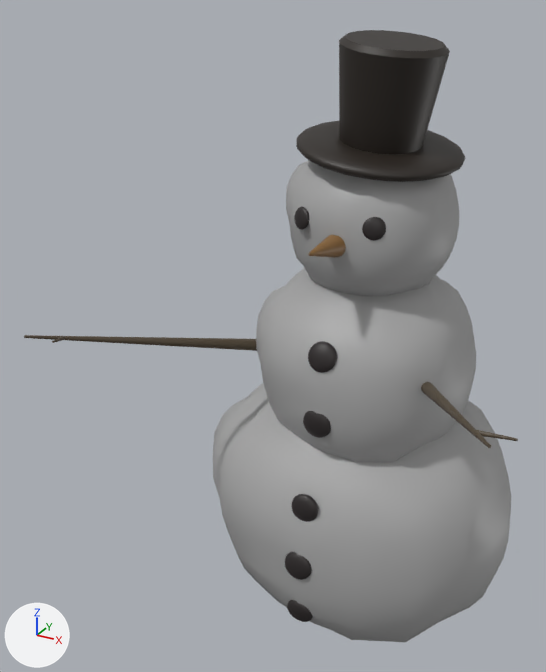
Before and after pictures for a commit that changed the FBX model Assets/Art/Assets/muñeco de nieve.fbx.
Before and after are seen from a camera (50 mm lens) standing at (0.0223, -0.0574, 0.0588) and looking at (-0.0064, -0.0053, 0.0327). Lighting does not change. The marker at lower left points along +X, +Y and +Z. The first picture is the older version. Where no turn or scale is listed for an object, it has been applied to the vertices.
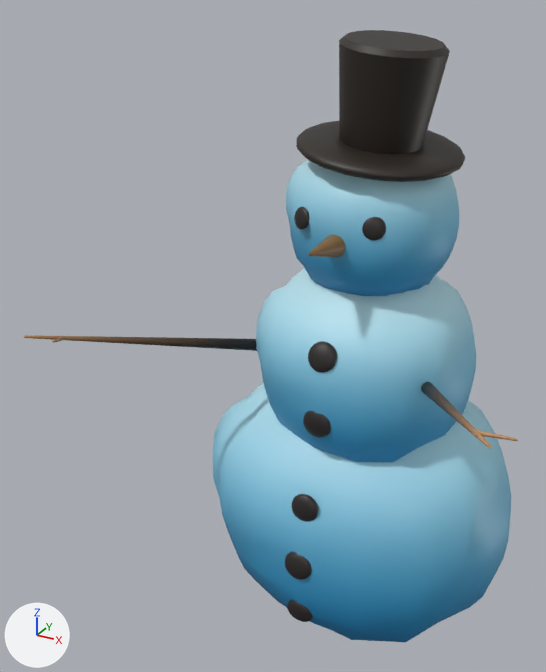
Where the newer file only moved an object's origin or applied its transform, the numbers keep the older frame.

Changed parts and their boxes [x1, y1, x2, y2] in the pictures (546 x 672 px):
'pSphere1', recoloured, surface changed: [213, 383, 511, 642] in both
'pSphere2', recoloured, surface changed (grey to cyan): [256, 268, 476, 462] in both
'pSphere3', recoloured: [286, 160, 459, 296] in both

The edits, one by one:
Picture 'Textures Ice Environment 2.png' (img_textures_ice_environment_2_png) is new.
Material 'SnowMan_Mat' (mat_snowman_mat) is new.
Its texture is img_textures_ice_environment_2_png.
me_mesh_001 has 382 vertices, 400 faces and spans x -0.0095..0.0096, y -0.0099..0.0099, z -0.0097..0.0094.
me_mesh_001 is used by ob_psphere2; location (0.0, 0.0, 0.0297).
me_mesh_001 no longer uses material mat_nieve (grey #a7a7a7).
me_mesh_001 part 2: texture (UV) coordinates of 400 of 400 faces, centred in x -0.0093..0.0094, y -0.0096..0.0096, z -0.0095..0.0093, changed; they spanned u 0.0..1.0, v 0.0..1.0 and now span u 0.82..0.99, v 0.02..0.97.
me_mesh_001 gains material mat_snowman_mat (picture img_textures_ice_environment_2_png).
me_mesh_002 has 382 vertices, 400 faces and spans x -0.00696..0.00705, y -0.00727..0.00727, z -0.00713..0.00689.
me_mesh_002 no longer uses material mat_nieve (grey #a7a7a7).
me_mesh_002 gains material mat_snowman_mat (picture img_textures_ice_environment_2_png).
me_mesh has 382 vertices, 400 faces and spans x -0.0142..0.0144, y -0.0128..0.0128, z -0.0133..0.0128.
me_mesh is used by ob_psphere1; location (0.0, 0.0, 0.0154).
me_mesh no longer uses material mat_nieve (grey #a7a7a7).
me_mesh part 1: texture (UV) coordinates of 400 of 400 faces, centred in x -0.0139..0.014, y -0.0124..0.0124, z -0.013..0.0127, changed; they spanned u 0.0..1.0, v 0.0..1.0 and now span u 0.82..0.99, v 0.02..0.9.
me_mesh gains material mat_snowman_mat (picture img_textures_ice_environment_2_png).
